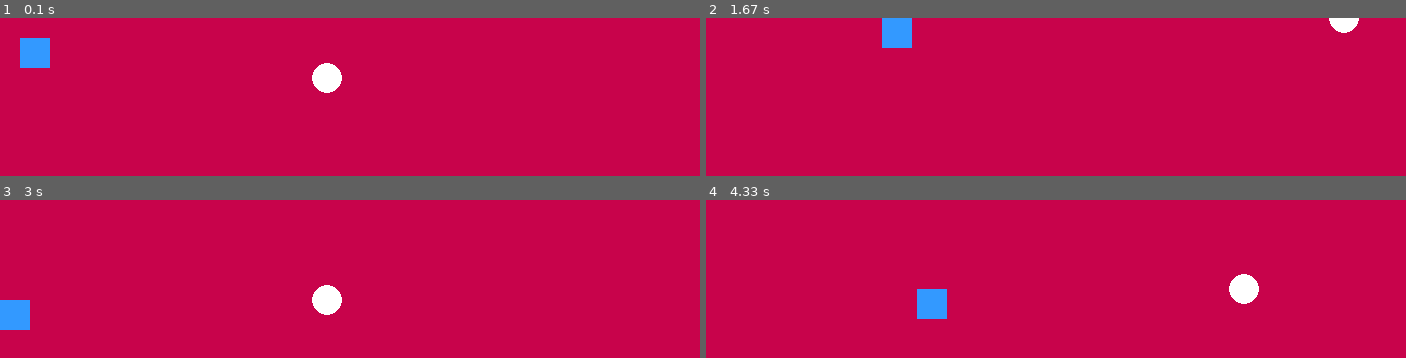
Above: before the commit, frames 1-4 (two rows, left to right).
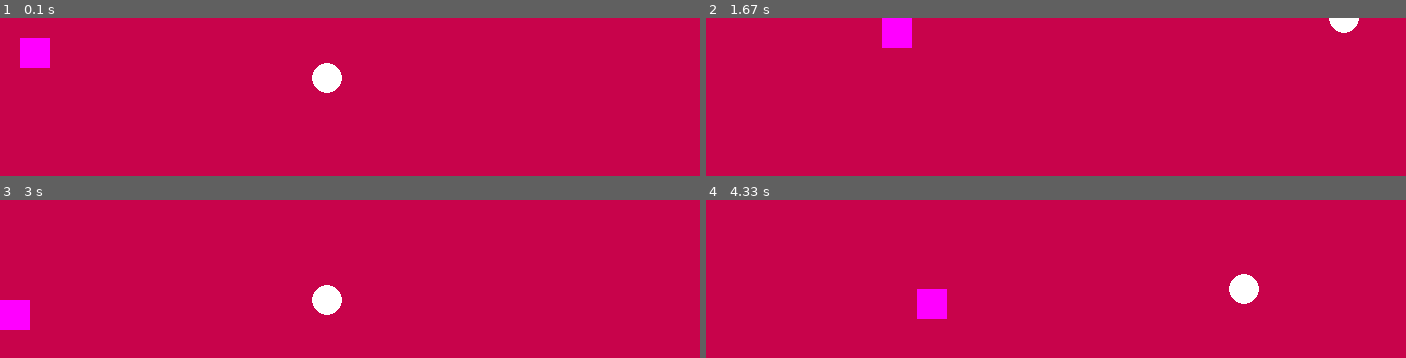
Above: after the commit, the same moments.

Repository: VarunM25/Varun_GameDesign
Game: pygame game, started from CircleEatsSquare.py
Same seed, same stepped clock (60 frames per second), same inputs: the game is played once before the commit and once after it.
Inputs:
- Up to frame 1 (0.1 s): no input
- Up to frame 2 (1.67 s): hold Right 0.33-0.8 s; hold Up 0.83-1.13 s; hold W 0.83-1.13 s; hold Right 1.17-1.63 s; hold D 1.17-1.63 s
- Up to frame 3 (3 s): hold Left 1.67-2.2 s; hold A 1.67-2.2 s; hold Down 2.23-2.53 s; hold S 2.23-2.53 s; hold Left 2.57-2.97 s; hold A 2.57-2.97 s
- Up to frame 4 (4.33 s): hold Up 3-3.37 s; hold W 3-3.37 s; hold Right 3.4-4.03 s; hold D 3.4-4.03 s; hold Down from 4.07 s (still down); hold S from 4.07 s (still down)

The runs differ from the first frame. In frame 1, 0.8% of the frame differs, in the area x 2-8%, y 12-32%; in frame 2, 0.8%; in frame 3, 0.8%; in frame 4, 0.8%.

Commit message:
new stuff

Diff:
--- a/CircleEatsSquare.py
+++ b/CircleEatsSquare.py
@@ -48,9 +48,20 @@
 jumping = False
 #Get colors
 background = colors.get('pink')
-sqcolor=colors.get('aqua')
 circlecolor=colors.get('white')
 hb_color = colors.get ('white')
+randColor = ''
+def changecolor():
+    global randColor
+    checkcolor = True
+    while checkcolor:
+        randColor=random.choice(list(colors))
+        if background == randColor:
+            randColor=random.choice(list(colors))
+        else:
+            checkcolor = False
+changecolor()
+sqcolor=colors.get(randColor)
 while check:
     screen.fill(background)
     for event in pygame.event.get():
@@ -83,6 +94,8 @@
     if square.colliderect(hitbox):
         xs=random.randint(0,WIDTH-wbox)
         ys=random.randint(0, HEIGHT-hbox)
+        changecolor()
+        sqcolor=colors.get(randColor)
         square = pygame.Rect(xs,ys,wbox,hbox)
         rad+=10
         c_wbox+=13.5
--- /dev/null
+++ b/learningfont.py
@@ -0,0 +1,19 @@
+#Varun Mukund
+import pygame, time
+
+pygame.init()
+wind =pygame.display.set_mode((700,700))
+pygame.display.set_caption('Font Testing')
+
+
+#Creating different types of fonts
+
+TITLE_FNT=pygame.font.SysFont('comicsans', 80)
+MENU_FNT = pygame.font.SysFont('comicsans', 40)
+INSTRUCTIONS_FNT = pygame.font.SysFont('comicsans', 25)
+text= TITLE_FNT.render('Hello', 1, (255,0,0))
+wind.fill((255,255,255))
+wind.blit(text,(50,50))
+pygame.display.update()
+
+pygame.time.delay(10000)
